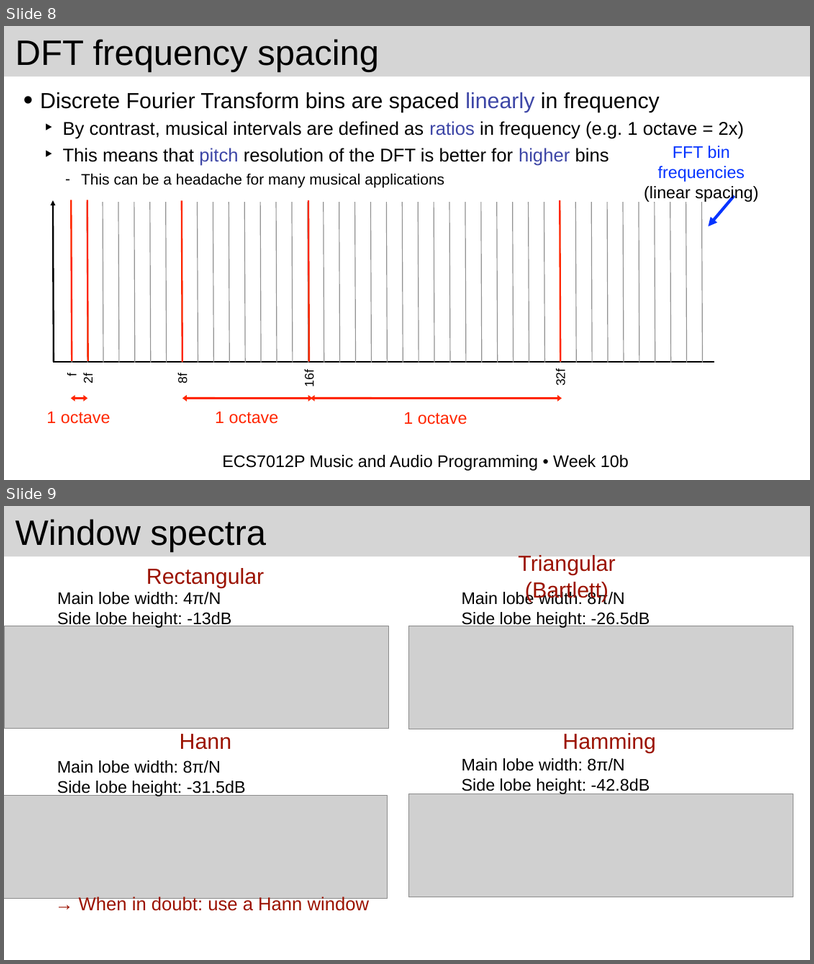
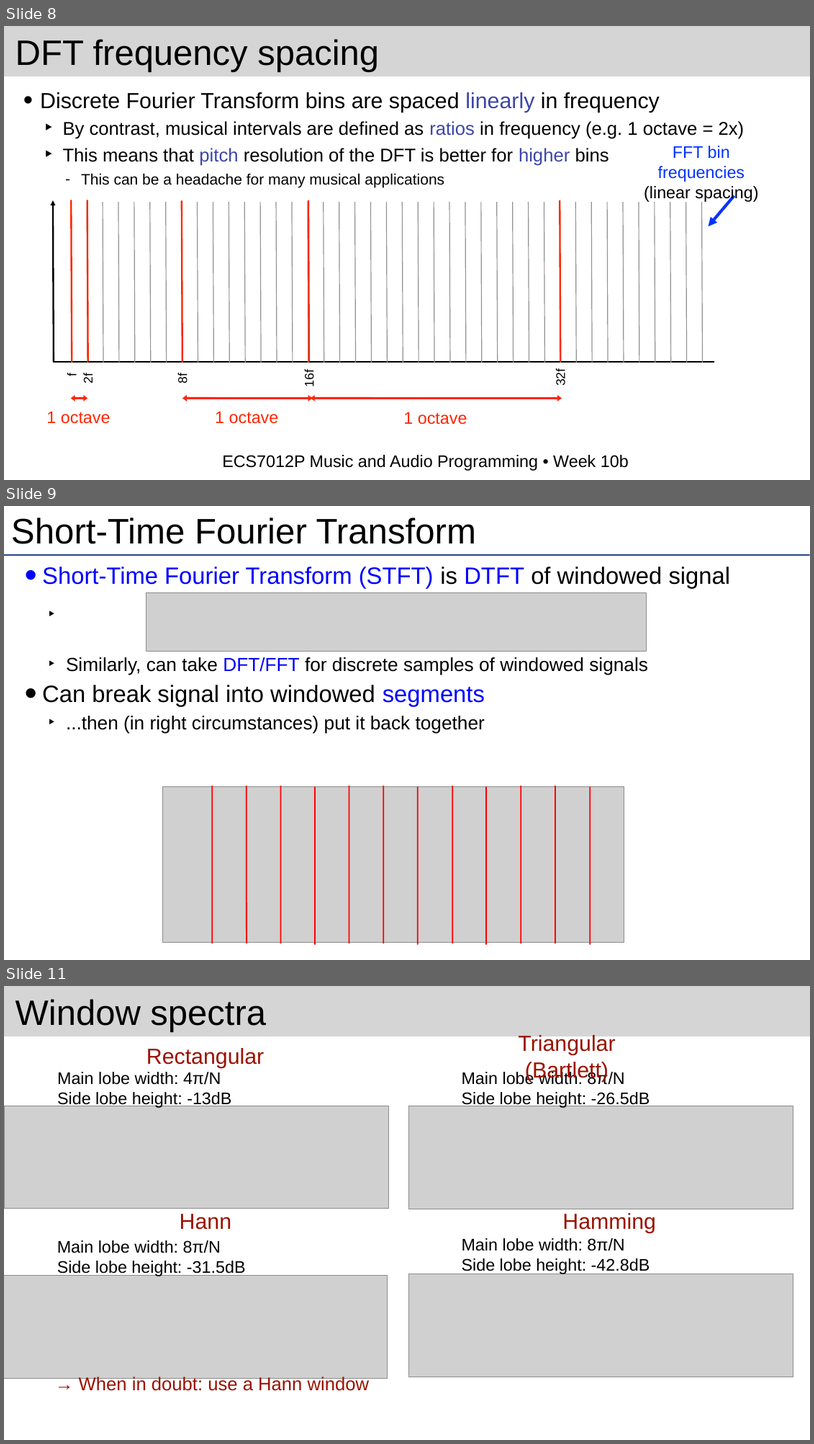
Before and after one commit to joshreiss/Audio-programming-with-VST-and-JUCE, a slide deck: 10 Phase vocoder/Extra.pptx. Shown one above the other, each under a label of ours: slides 8 and 9 before the commit, slides 8, 9 and 11 after it; the slides between them are not shown. The pictures are 814x964 and 814x1444 pixels, drawn with LibreOffice and Linux fonts; fonts in the diff are those of the drawing; grey boxes stand for pictures. Boxes give left, top, right and bottom in pixels: in the first picture for what was removed or moved away, otherwise in the second. Text is boxed around its words. In the diff, an @@ line names an element or a change of style, - is before the commit and + after.

```diff
--- a/10 Phase vocoder/Extra.pptx
+++ b/10 Phase vocoder/Extra.pptx
@@ slide 9 added at (x1=4, y1=506, x2=810, y2=960), background #FFFFFF @@
@@ title added at (x1=11, y1=518, x2=476, y2=544), 84.4 pt, text #000000 @@
+Short-Time Fourier Transform
@@ line added from (4, 555) to (810, 555), #254789 3 pt @@
@@ text added at (x1=42, y1=566, x2=731, y2=734), 45 pt, text #000000 @@
+• Short-Time Fourier Transform (STFT) is DTFT of windowed signal
+  ‣ Similarly, can take DFT/FFT for discrete samples of windowed signals
+• Can break signal into windowed segments
+  ‣ ...then (in right circumstances) put it back together
@@ picture added at (x1=146, y1=592, x2=646, y2=651) @@
@@ picture added at (x1=162, y1=786, x2=624, y2=942) @@
@@ group added at (x1=212, y1=785, x2=590, y2=944): 12 lines @@
@@ what was slide 9 is now slide 11 @@
```
Also in this commit, not shown: 4 other slides added, 56 other files.
